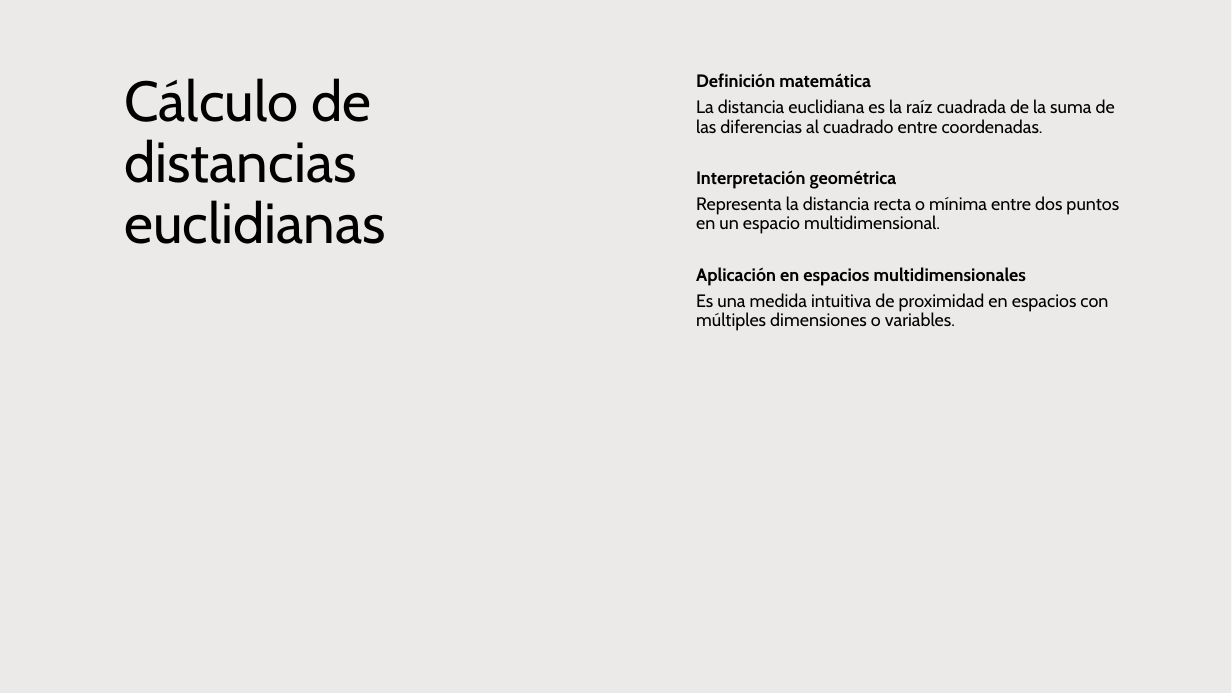
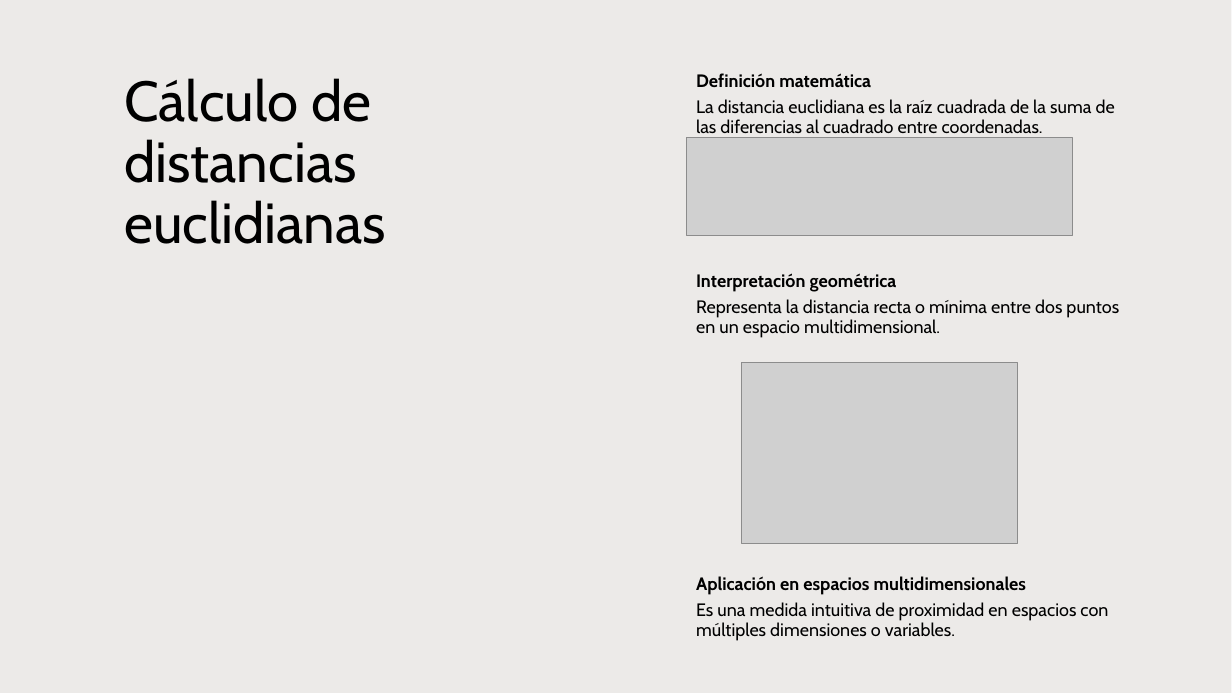
Before and after one commit to luisgg121/ML-Actividad-02, a slide deck: slide 9 of Infografía sobre Tipos de Modelos Vectoriales y sus aplicaciones.pptx. Drawn at 1232x693 pixels with LibreOffice and Linux fonts; fonts in the diff are those of the drawing; grey boxes stand for pictures. Boxes give left, top, right and bottom in pixels: in the first picture for what was removed or moved away, otherwise in the second. Text is boxed around its words. In the diff, an @@ line names an element or a change of style, - is before the commit and + after.

```diff
--- a/Infografía sobre Tipos de Modelos Vectoriales y sus aplicaciones.pptx
+++ b/Infografía sobre Tipos de Modelos Vectoriales y sus aplicaciones.pptx
@@ text "Definición matemática" rewrapped from [696, 73, 1119, 331] to [696, 73, 1119, 641] @@
@@ picture added at [687, 138, 1073, 235] @@
@@ picture added at [741, 363, 1018, 543] @@
```
Also in this commit, not shown: 8 other slides changed.
